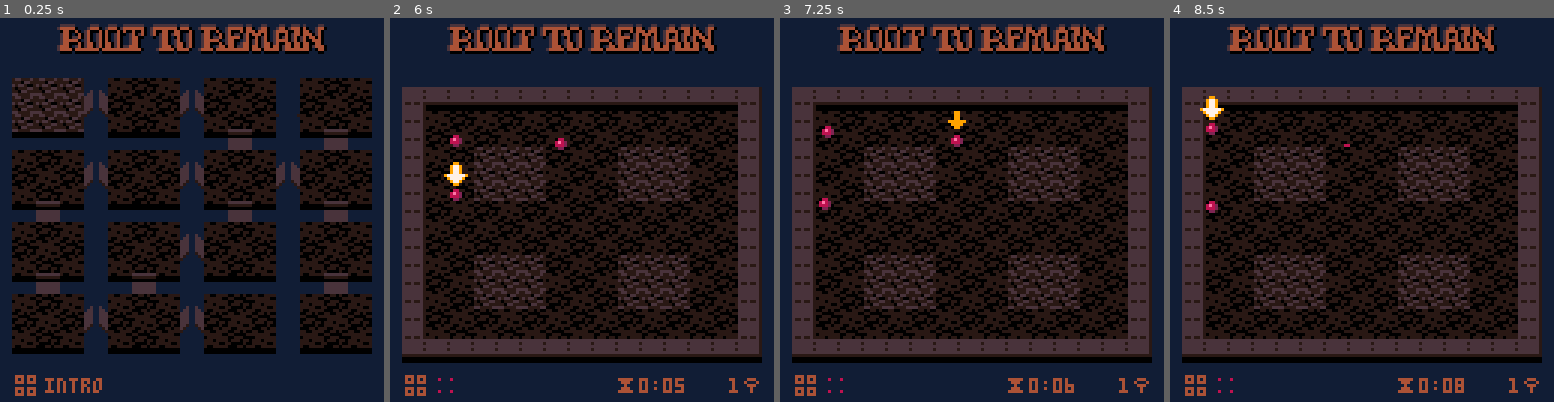
Above: before the commit, frames 1-4 (left to right).
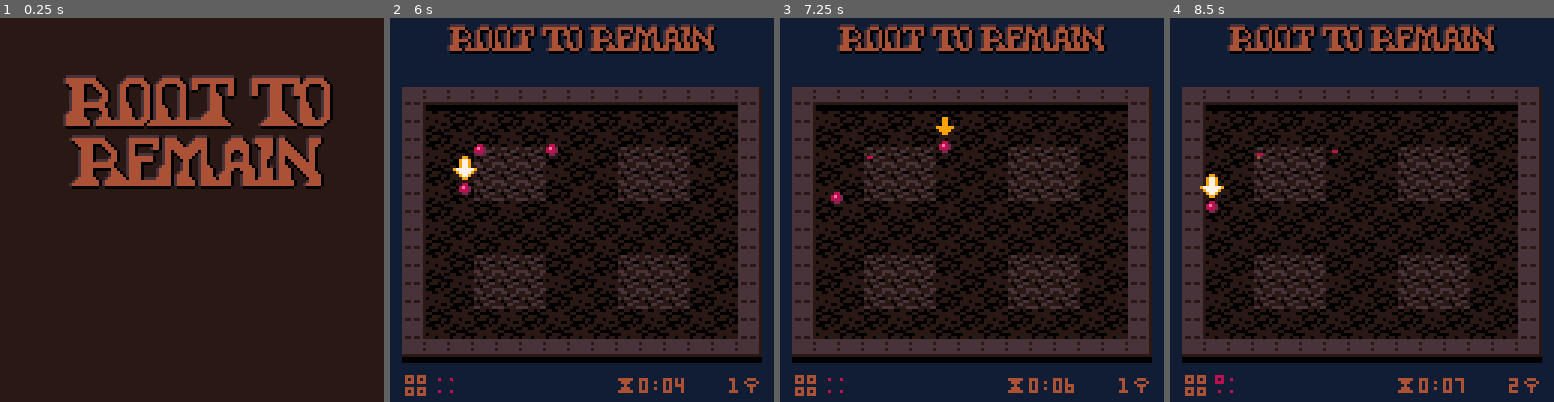
Above: after the commit, the same moments.

Repository: erwinbonsma/WhereToRootPico8
Game: PICO-8 cartridge wheretoroot.p8
Same seed, same stepped clock (60 frames per second), same inputs: the game is played once before the commit and once after it.
Inputs:
- Up to frame 1 (0.25 s): no input
- Up to frame 2 (6 s): tap X (X key) at 0.33, 1.07, 1.85, 2.97, 4.08, 5.2 s; tap O (Z key) at 0.7, 1.7, 2.1, 2.5, 2.9, 3.3, 3.7, 4.1, 4.5, 4.9, 5.3, 5.7 s; hold Right 1.6-2.1 s; hold Up 2.15-2.42 s; hold Right 2.47-3.03 s; hold Left 3.08-3.58 s; hold Down 3.63-3.97 s; hold Right 4.02-4.68 s; hold Up 4.73-5.03 s; hold Left 5.08-5.68 s; hold Down from 5.73 s (still down)
- Up to frame 3 (7.25 s): release Down at 6.03 s; hold Right 6.08-6.58 s; tap O (Z key) at 6.1, 6.5, 6.9 s; tap X (X key) at 6.32 s; hold Right 6.63-7.13 s; hold Up from 7.18 s (still down)
- Up to frame 4 (8.5 s): tap O (Z key) at 7.3, 7.7, 8.1 s; tap X (X key) at 7.43 s; release Up at 7.45 s; hold Right 7.5-8.07 s; hold Left from 8.12 s (still down)

The runs differ from the first frame. In frame 1, 77% of the frame differs, in the area x 0-100%, y 0-100%; in frame 2, 0.8%; in frame 3, 0.6%; in frame 4, 0.7%.

Commit message:
Add title screen with big logo

Diff:
--- a/wheretoroot.p8
+++ b/wheretoroot.p8
@@ -250,15 +250,17 @@
 end
 
 function drawlogo()
- pal(4,5)
+ palt(0xfffe)
+ pal(15,5)
  spr(32,20,2,11,1)
  spr(32,19,3,11,1)
- pal(4,0)
+ pal(15,0)
  spr(32,21,3,11,1)
  spr(32,20,4,11,1)
- pal(4,4)
+ pal(15,4)
  spr(32,20,3,11,1)
  pal(0)
+ palt()
 end
 
 function print_time(
@@ -2264,10 +2266,11 @@
   [6]=-15 --dark blue
  },1)
 
+ title=title:new()
  stats=stats:new()
  levelmenu=levelmenu:new()
 
- scene=levelmenu
+ scene=title
 end
 
 game={}
@@ -2453,6 +2456,60 @@
 function _update60()
  scene:update()
 end
+-->8
+title={}
+
+function title:new()
+ local o=setmetatable({},self)
+ self.__index=self
+ return o
+end
+
+function title:update()
+ if btnp(❎) or btnp(🅾️) then
+  scene=levelmenu
+ end
+end
+
+function title:_drawlogo(
+ x0,y0,sx,sy,w,h
+)
+ for x=0,w do
+  local dx=x0+x*2
+  for y=0,h do
+   local dy=y0+y*2
+   local px=sget(sx+x,sy+y)
+   if px!=15 then
+    if (px&1>0) pset(dx,dy)
+    if (px&2>0) pset(dx+1,dy)
+    if (px&4>0) pset(dx,dy+1)
+    if (px&8>0) pset(dx+1,dy+1)
+   else
+    rectfill(dx,dy,dx+1,dy+1)
+   end
+  end
+ end
+end
+
+function title:draw()
+ cls(1)
+
+ for f in all({
+  {-1,0,5},{0,-1,5},
+  {1,0,0},{0,1,0},{0,0,4}
+ }) do
+  local dx=f[1]
+  local dy=f[2]
+  color(f[3])
+
+  self:_drawlogo(
+   22+dx,20+dy,0,16,43,7
+  )
+  self:_drawlogo(
+   23+dx,40+dy,46,16,42,7
+  )
+ end
+end
 __gfx__
 00000000000000000000000000000000000000000000000000066000000000000000000000000000000000000000000000000000000000000000000000000000
 000000000000000000000000000000000000000000000000006776000006600000000000000000000c0000c00000000000000000000000000000000000000000
@@ -2470,14 +2527,14 @@
 06060600000600000006500000066500000060000006600040404040400000000400040004000400000000000000000000000000006665000067750000077000
 06000600000000000000000000000000000000000000000044404440400000004444440000444000000000000000000000000000000000000600006000000000
 00666000000000000000000000000000000000000000000000000000000000000000000000000000000000000000000000000000000000000000000060000006
-44444000004440004440044444440004444444404440000444440000444440440004400004400444040000440000000000000000000000000000000011155111
-04400400040004040004040040040004004400440004000044004000400040444044400044440044044000400000000000000000000000000000000015555551
-04400040040004040004000040040004004400440004000044000400400000404440400040040044044400400000000000000000000000000000000055555555
-04400040040004040004000044000000004400040004000044000400444400400400400040040040040440400000000000000000000000000000000055555555
-04444400040004040004000044000000004400040004000044444000440000400400400044440040040044400000000000000000000000000000000015555551
-04400040044004044004000044000000004400044004000044000400440004400400440040044044044004400000000000000000000000000000000001155110
-44400040044004044004000444000000004440044004000044000440440004404400440440044044044004440000000000000000000000000000000000000000
-44440444444440444444444444400000044444044440000444404444444444404440444440044444444000440000000000000000000000000000000010000001
+fffff40008fff408fff40fffffff000ffffffff8fff4002fffff4000fffff0ff408ff0008ff40fff0f4000ff0000000000000000000000000000000011155111
+2ff02f400f102f0f102f0f00f00f000f00ff00ff102f0002ff02f400f000f0fffcfff000ffff02ff0ff400f10000000000000000000000000000000015555551
+0ff002f00f000f0f000f0000f40f000f00ff00ff000f0000ff002f00f00000f2fff1f000f12f00ff0fff40f00000000000000000000000000000000055555555
+0ff008f00f000f0f000f0000ff00000000ff000f000f0000ff008f00ffff00f02f10f000f00f00f10f2ff4f00000000000000000000000000000000055555555
+0fffff500f500f0f400f0000ff00000000ff000f500f0000fffff500ff0008f00f00f400ffff40f00f42fff00000000000000000000000000000000015555551
+8ff002f00ff00f0ff00f0008ff00000000ff400ff00f0000ff000f40ff000ff08f00ff08f12ff0ff0ff02ff40000000000000000000000000000000001155110
+fff408f40ff48f0ff48f008fff40000008fff40ff48f0008ff408ff4ff008ff0ff40ff4ff00ff8ff0ff002ff0000000000000000000000000000000000000000
+ffff0ffffffff9fffffffffffff400008fffff4bfff1008ffff0fffffffffff0fff0fffff00ffffffff508ff0000000000000000000000000000000010000001
 77777777777777777777777777777777777777777777777777777777711551175555555555555551555555515555555577777777777777777757757777777777
 77777777777777777777777777777777777777777777777777777777155555515555555155555551555555515555555177777777777777777557755755555555
 11001111001101001551115100000000666666661111111116666661555555555555555555555551555555515555555555555555555555555556655511111111
